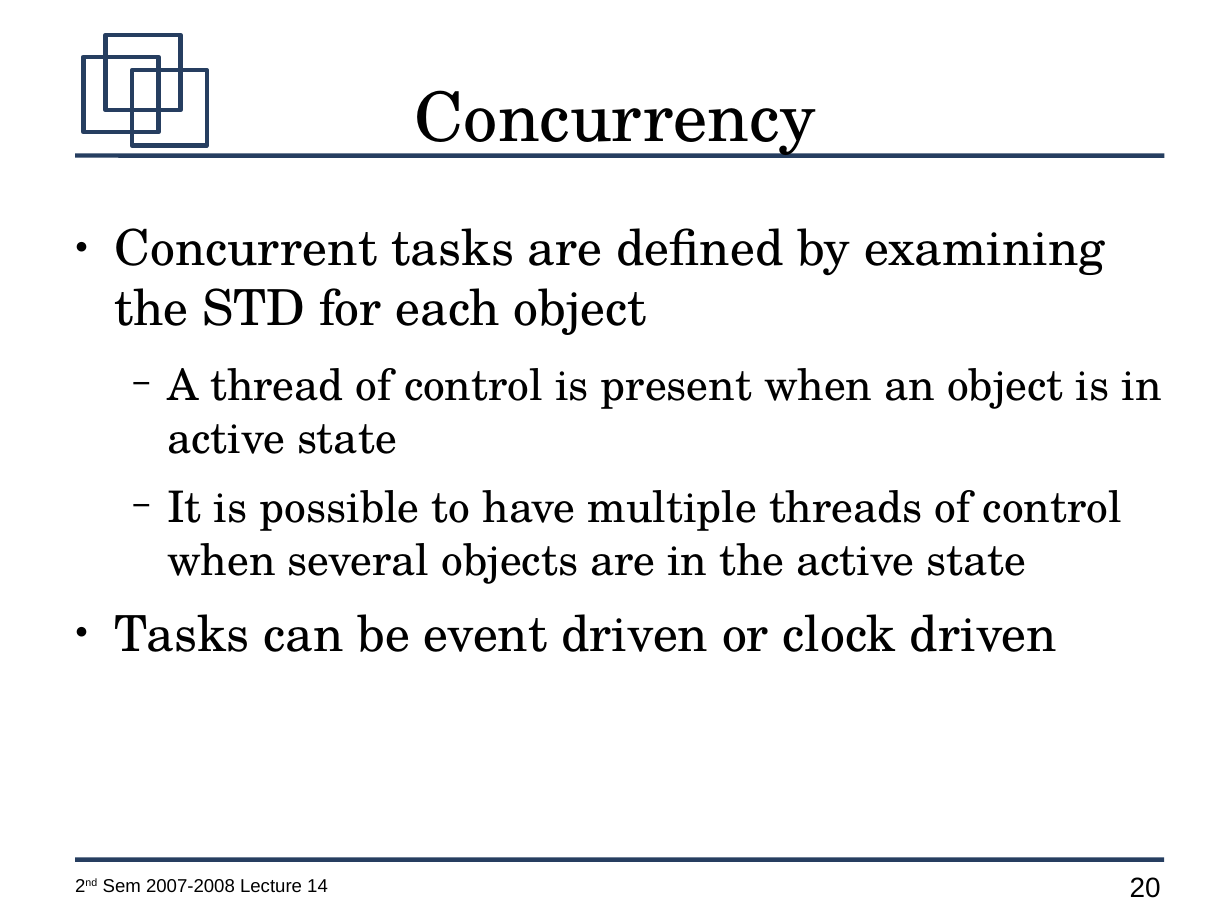
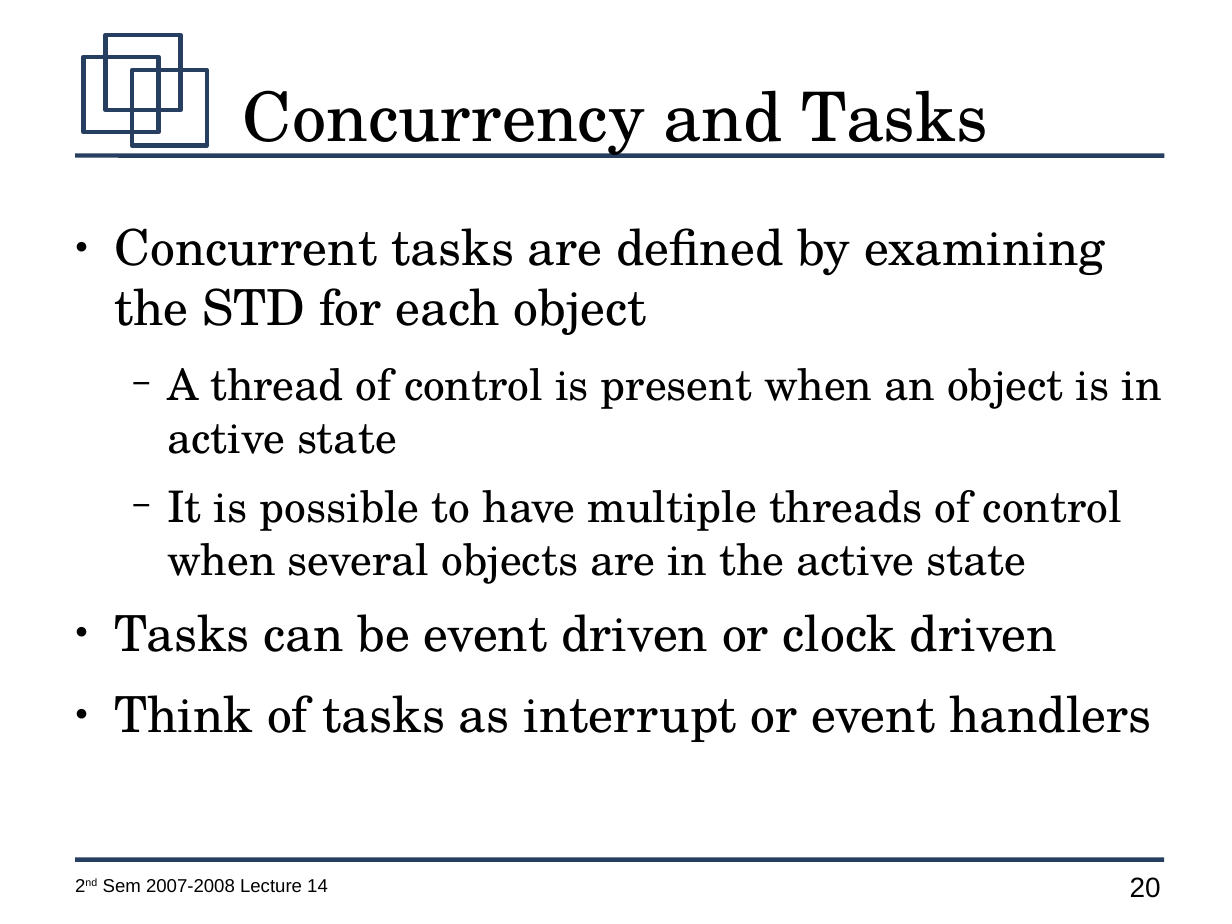
Before and after one commit to jachermocilla/jach-homepage, a slide deck: slide 20 of CMSC128-2nd-Sem-2007-L14.odp. Drawn at 1232x924 pixels with LibreOffice and Linux fonts; fonts in the diff are those of the drawing. Boxes give left, top, right and bottom in pixels: in the first picture for what was removed or moved away, otherwise in the second. Text is boxed around its words. In the diff, an @@ line names an element or a change of style, - is before the commit and + after.

```diff
--- a/CMSC128-2nd-Sem-2007-L14.odp
+++ b/CMSC128-2nd-Sem-2007-L14.odp
@@ title at (x1=243, y1=90, x2=988, y2=158): text changed @@
-Concurrency
+Concurrency and Tasks
@@ text at (x1=114, y1=695, x2=1151, y2=742): paragraph added @@
+● Think of tasks as interrupt or event handlers
```
Also in this commit, not shown: 5 other slides changed, 2 slides added.
